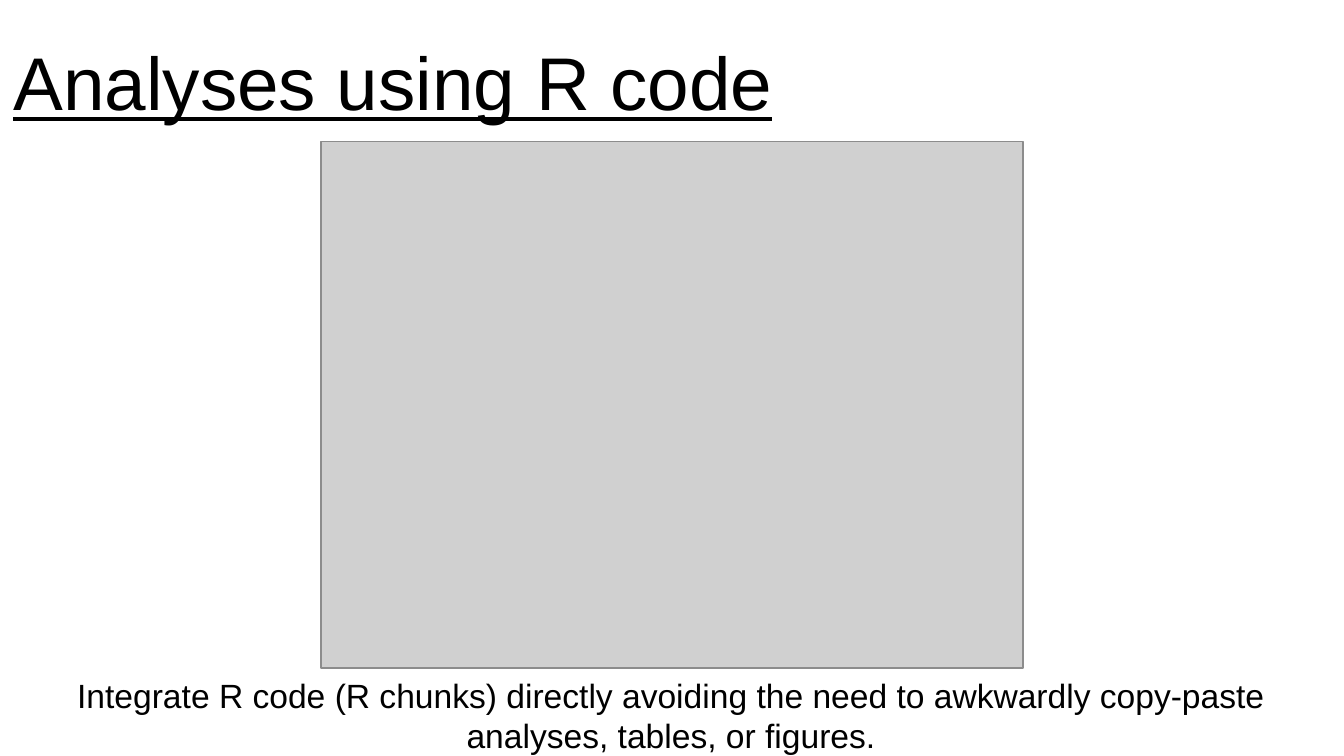
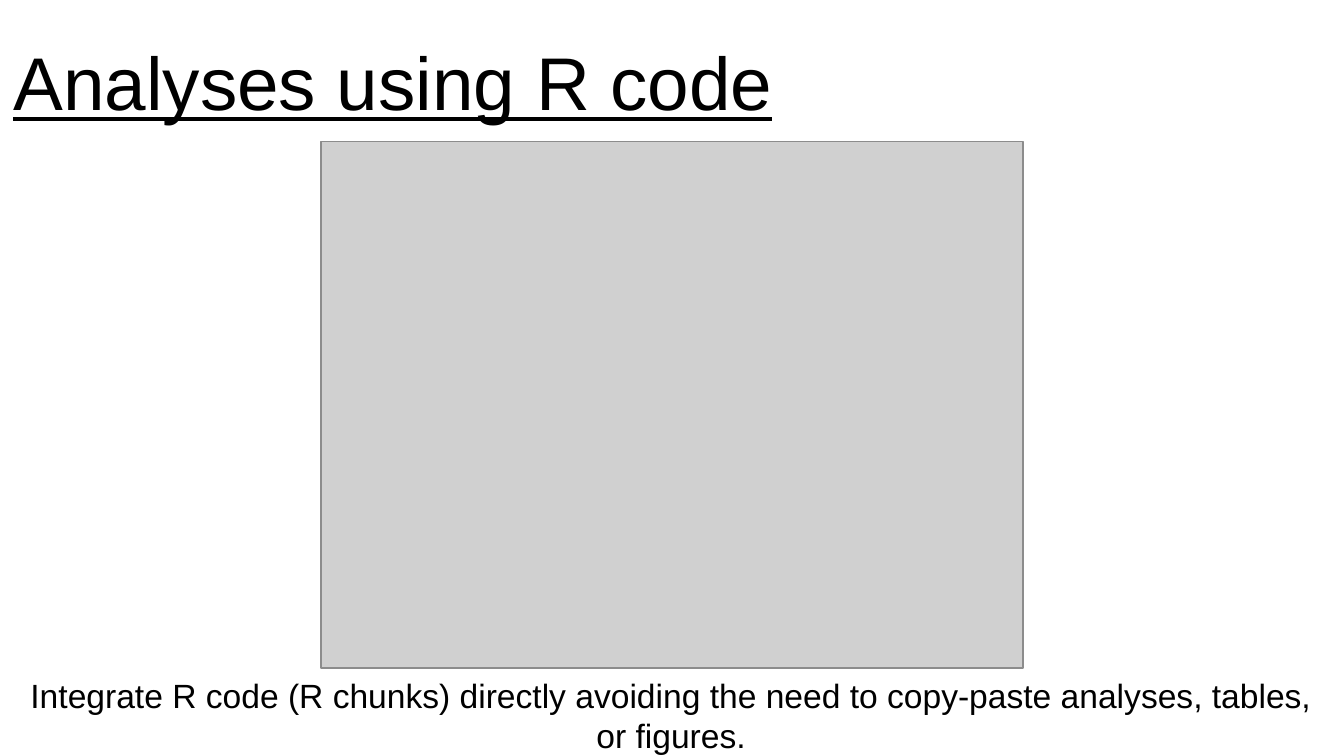
Before and after one commit to jennahamlin/GiGte, a slide deck: slide 9 of GiGte.pptx. Drawn at 1344x756 pixels with LibreOffice and Linux fonts; fonts in the diff are those of the drawing; grey boxes stand for pictures. Boxes give left, top, right and bottom in pixels: in the first picture for what was removed or moved away, otherwise in the second. Text is boxed around its words. In the diff, an @@ line names an element or a change of style, - is before the commit and + after.

```diff
--- a/GiGte.pptx
+++ b/GiGte.pptx
@@ text at (x1=30, y1=683, x2=1311, y2=754): text changed @@
-Integrate R code (R chunks) directly avoiding the need to awkwardly copy-paste analyses, tables, or figures.
+Integrate R code (R chunks) directly avoiding the need to copy-paste analyses, tables, or figures.
```
Also in this commit, not shown: 2 other slides changed, 1 other file.
